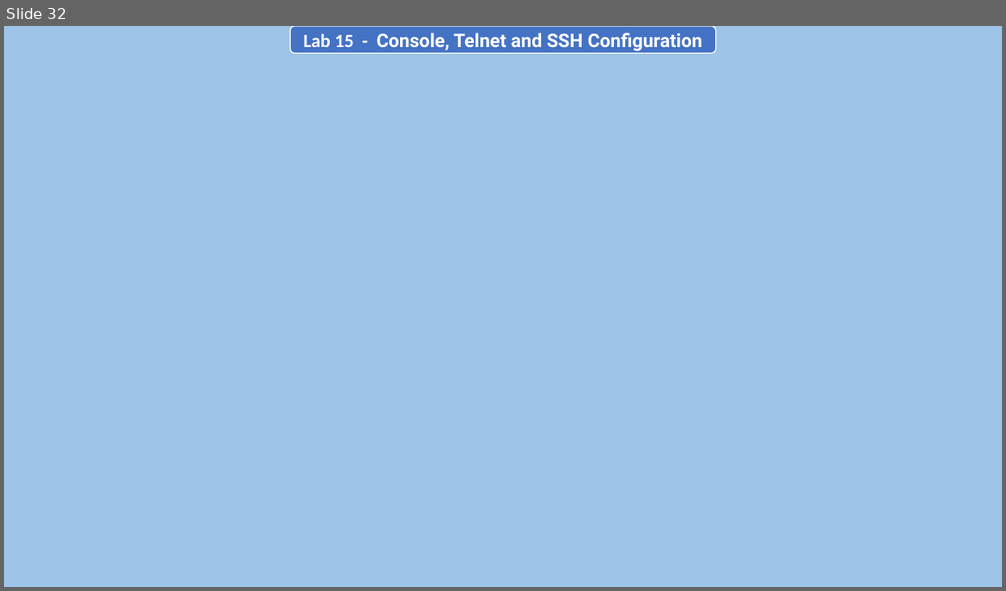
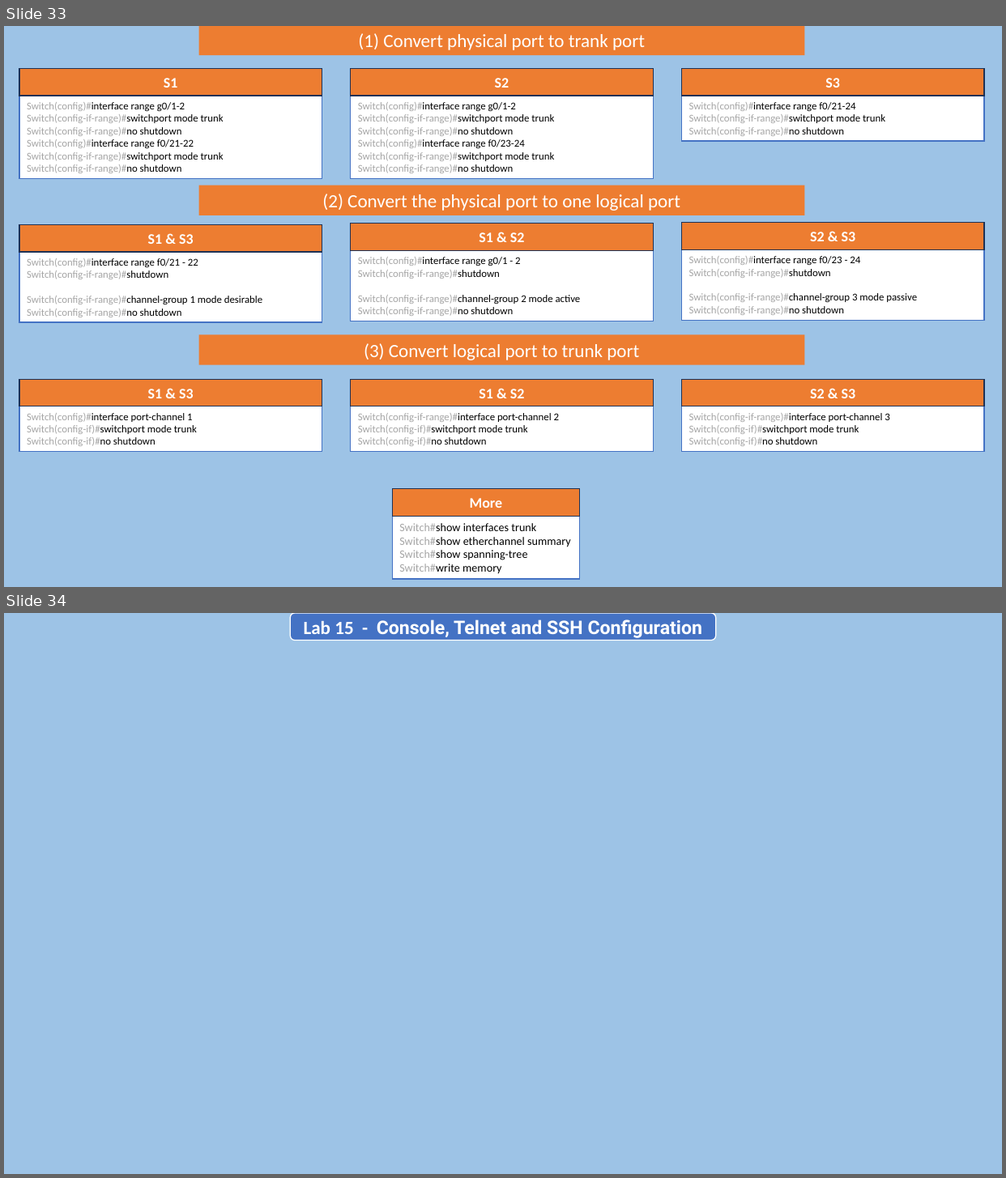
Before and after one commit to AntorPi314/MySave, a slide deck: Lab/Networking Lab/Final Assignment/Networking Lab (Final).pptx. Shown one above the other, each under a label of ours: slide 32 before the commit, slides 33 and 34 after it. The pictures are 1006x591 and 1006x1178 pixels, drawn with LibreOffice and Linux fonts; fonts in the diff are those of the drawing; background and template pictures are left out. Boxes give left, top, right and bottom in pixels: in the first picture for what was removed or moved away, otherwise in the second. Text is boxed around its words. In the diff, an @@ line names an element or a change of style, - is before the commit and + after.

```diff
--- a/Lab/Networking Lab/Final Assignment/Networking Lab (Final).pptx
+++ b/Lab/Networking Lab/Final Assignment/Networking Lab (Final).pptx
@@ slide 33 added at bbox=[4, 26, 1002, 587], background #9DC3E6 @@
@@ rectangle added at bbox=[198, 26, 804, 55], fill #ED7D31, 18 pt, text #FFFFFF @@
+(1) Convert physical port to trank port
@@ rectangle added at bbox=[19, 69, 322, 96], fill #ED7D31, outline #1E3256 1 pt, 14 pt, text #FFFFFF, bold @@
+S1
@@ rectangle added at bbox=[351, 69, 653, 96], fill #ED7D31, outline #1E3256 1 pt, 14 pt, text #FFFFFF, bold @@
+S2
@@ rectangle added at bbox=[681, 69, 984, 96], fill #ED7D31, outline #1E3256 1 pt, 14 pt, text #FFFFFF, bold @@
+S3
@@ rectangle added at bbox=[19, 96, 322, 179], fill #FFFFFF, outline #4472C4 1 pt, 10 pt, text #A6A6A6 @@
+Switch(config)#interface range g0/1-2
+Switch(config-if-range)#switchport mode trunk
+Switch(config-if-range)#no shutdown
+Switch(config)#interface range f0/21-22
+Switch(config-if-range)#switchport mode trunk
+Switch(config-if-range)#no shutdown
@@ rectangle added at bbox=[351, 96, 653, 179], fill #FFFFFF, outline #4472C4 1 pt, 10 pt, text #A6A6A6 @@
+Switch(config)#interface range g0/1-2
+Switch(config-if-range)#switchport mode trunk
+Switch(config-if-range)#no shutdown
+Switch(config)#interface range f0/23-24
+Switch(config-if-range)#switchport mode trunk
+Switch(config-if-range)#no shutdown
@@ rectangle added at bbox=[681, 96, 984, 141], fill #FFFFFF, outline #4472C4 1 pt, 10 pt, text #A6A6A6 @@
+Switch(config)#interface range f0/21-24
+Switch(config-if-range)#switchport mode trunk
+Switch(config-if-range)#no shutdown
@@ rectangle added at bbox=[198, 186, 804, 216], fill #ED7D31, 18 pt, text #FFFFFF @@
+(2) Convert the physical port to one logical port
@@ rectangle added at bbox=[19, 225, 322, 252], fill #ED7D31, outline #1E3256 1 pt, 14 pt, text #FFFFFF, bold @@
+S1 & S3
@@ rectangle added at bbox=[351, 224, 653, 250], fill #ED7D31, outline #1E3256 1 pt, 14 pt, text #FFFFFF, bold @@
+S1 & S2
@@ rectangle added at bbox=[681, 223, 984, 250], fill #ED7D31, outline #1E3256 1 pt, 14 pt, text #FFFFFF, bold @@
+S2 & S3
@@ rectangle added at bbox=[19, 252, 322, 322], fill #FFFFFF, outline #4472C4 1 pt, 10 pt, text #A6A6A6 @@
+Switch(config)#interface range f0/21 - 22
+Switch(config-if-range)#shutdown
+Switch(config-if-range)#channel-group 1 mode desirable
+Switch(config-if-range)#no shutdown
@@ rectangle added at bbox=[351, 250, 653, 321], fill #FFFFFF, outline #4472C4 1 pt, 10 pt, text #A6A6A6 @@
+Switch(config)#interface range g0/1 - 2
+Switch(config-if-range)#shutdown
+Switch(config-if-range)#channel-group 2 mode active
+Switch(config-if-range)#no shutdown
@@ rectangle added at bbox=[681, 250, 984, 320], fill #FFFFFF, outline #4472C4 1 pt, 10 pt, text #A6A6A6 @@
+Switch(config)#interface range f0/23 - 24
+Switch(config-if-range)#shutdown
+Switch(config-if-range)#channel-group 3 mode passive
+Switch(config-if-range)#no shutdown
@@ rectangle added at bbox=[198, 335, 804, 365], fill #ED7D31, 18 pt, text #FFFFFF @@
+(3) Convert logical port to trunk port
@@ rectangle added at bbox=[19, 379, 322, 407], fill #ED7D31, outline #1E3256 1 pt, 14 pt, text #FFFFFF, bold @@
+S1 & S3
@@ rectangle added at bbox=[351, 379, 653, 407], fill #ED7D31, outline #1E3256 1 pt, 14 pt, text #FFFFFF, bold @@
+S1 & S2
@@ rectangle added at bbox=[681, 379, 984, 407], fill #ED7D31, outline #1E3256 1 pt, 14 pt, text #FFFFFF, bold @@
+S2 & S3
@@ rectangle added at bbox=[19, 407, 322, 452], fill #FFFFFF, outline #4472C4 1 pt, 10 pt, text #A6A6A6 @@
+Switch(config)#interface port-channel 1
+Switch(config-if)#switchport mode trunk
+Switch(config-if)#no shutdown
@@ rectangle added at bbox=[351, 407, 653, 452], fill #FFFFFF, outline #4472C4 1 pt, 10 pt, text #A6A6A6 @@
+Switch(config-if-range)#interface port-channel 2
+Switch(config-if)#switchport mode trunk
+Switch(config-if)#no shutdown
@@ rectangle added at bbox=[681, 407, 984, 452], fill #FFFFFF, outline #4472C4 1 pt, 10 pt, text #A6A6A6 @@
+Switch(config-if-range)#interface port-channel 3
+Switch(config-if)#switchport mode trunk
+Switch(config-if)#no shutdown
@@ rectangle added at bbox=[393, 489, 581, 516], fill #ED7D31, outline #1E3256 1 pt, 14 pt, text #FFFFFF, bold @@
+More
@@ rectangle added at bbox=[393, 516, 581, 579], fill #FFFFFF, outline #4472C4 1 pt, 11 pt, text #000000 @@
+Switch#show interfaces trunk
+Switch#show etherchannel summary
+Switch#show spanning-tree
+Switch#write memory
@@ what was slide 32 is now slide 34 @@
```
Also in this commit, not shown: 5 slides changed, 2 other slides added, 3 slides removed, 3 other files.
